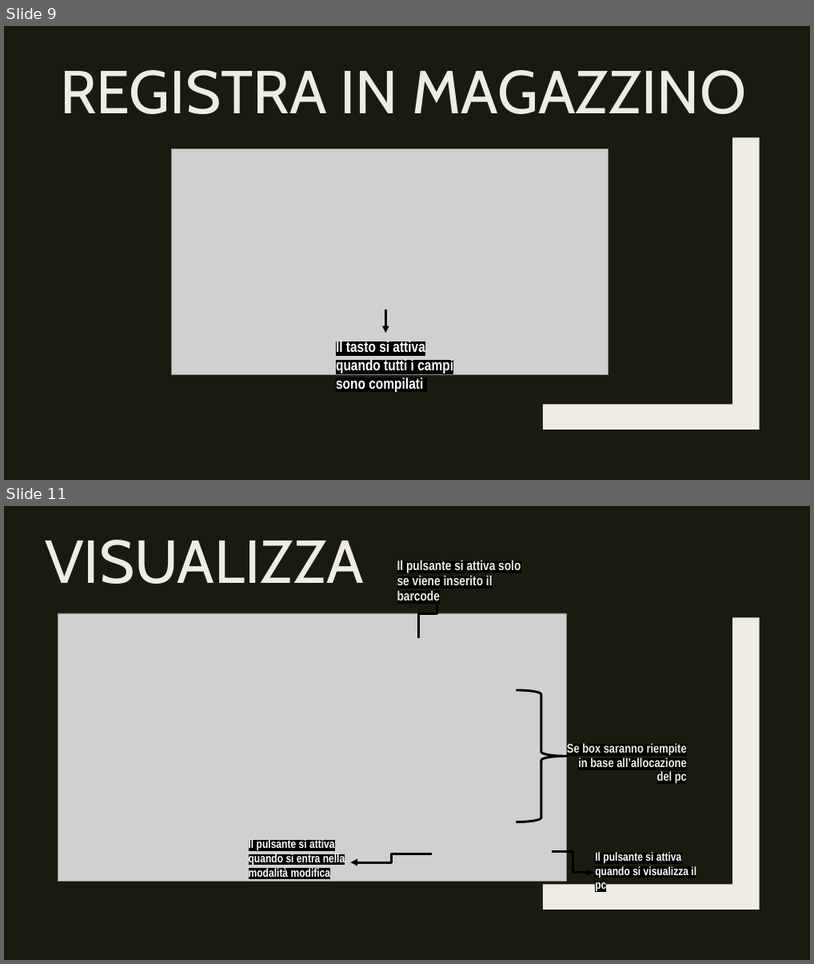
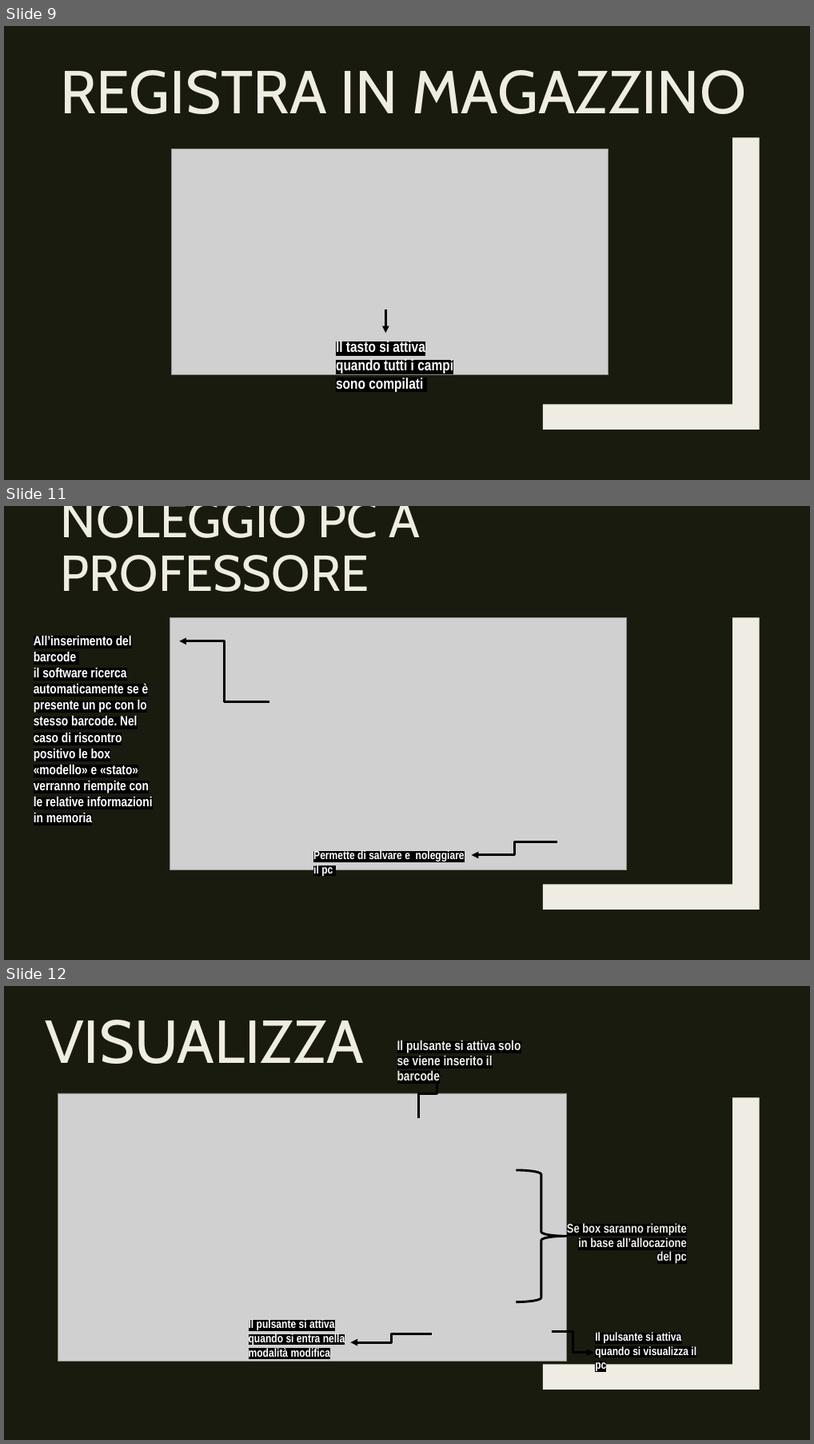
Before and after one commit to CamagniR/GestioneProgetto, a slide deck: DOCUMENTAZIONE/Presentazione GestioneProgetto.pptx. Shown one above the other, each under a label of ours: slides 9 and 11 before the commit, slides 9, 11 and 12 after it; the slides between them are not shown. The pictures are 814x964 and 814x1444 pixels, drawn with LibreOffice and Linux fonts; fonts in the diff are those of the drawing; grey boxes stand for pictures. Boxes give left, top, right and bottom in pixels: in the first picture for what was removed or moved away, otherwise in the second. Text is boxed around its words. In the diff, an @@ line names an element or a change of style, - is before the commit and + after.

Commit message:
Ultimazione della presentazione PW
stato della presentazione 98%
stato della  programmazione del software 97%

```diff
--- a/DOCUMENTAZIONE/Presentazione GestioneProgetto.pptx
+++ b/DOCUMENTAZIONE/Presentazione GestioneProgetto.pptx
@@ slide 11 added at (x1=4, y1=506, x2=810, y2=960), background #191B0E; not listed: 1 template element that a slide beside it also shows @@
@@ title added at (x1=61, y1=506, x2=421, y2=592), 60 pt, text #EFEDE3 @@
+NOLEGGIO PC A PROFESSORE
@@ picture added at (x1=170, y1=618, x2=627, y2=869) @@
@@ text added at (x1=34, y1=635, x2=153, y2=822), 16 pt, text #FFFFFF, bold @@
+All’inserimento del barcode
+il software ricerca automaticamente se è presente un pc con lo stesso barcode. Nel caso di riscontro positivo le box «modello» e «stato»
+verranno riempite con le relative informazioni in memoria
@@ elbow arrow added from (270, 701) to (179, 641), #000000 2.75 pt @@
@@ elbow arrow added from (558, 841) to (472, 855), #000000 2.75 pt @@
@@ text added at (x1=314, y1=849, x2=465, y2=876), 14 pt, text #FFFFFF, bold @@
+Permette di salvare e noleggiare il pc
@@ what was slide 11 is now slide 12 @@
```
Also in this commit, not shown: 1 slide changed, 2 other slides added, 12 other files.
